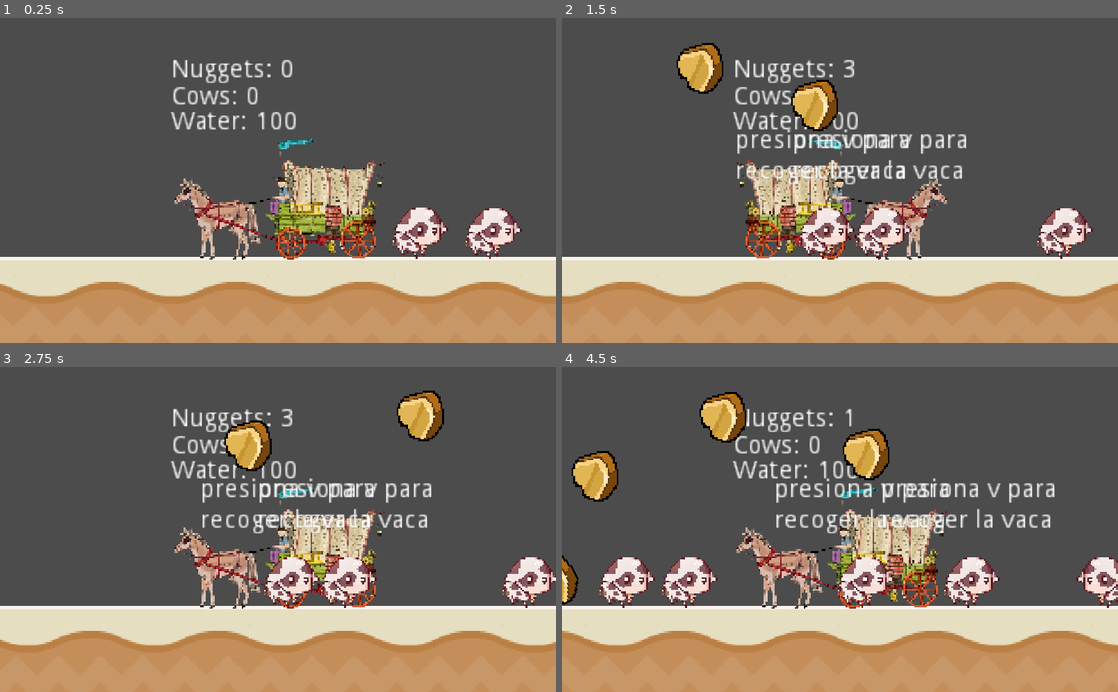
Above: before the commit, frames 1-4 (two rows, left to right).
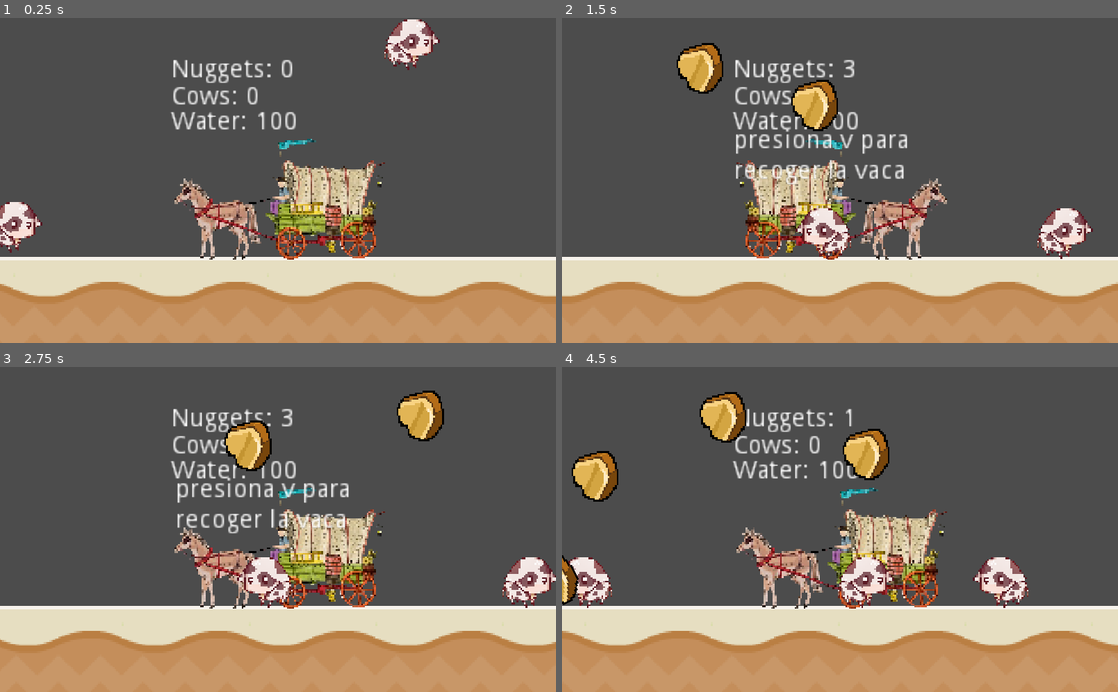
Above: after the commit, the same moments.

Repository: Asdaois/west-cow-builder
Game: Godot game, scene res://Main.tscn
The game is run twice, just before and just after one commit, with the same random seed, the same clock (stepped at 60 frames per second) and the same inputs.
Inputs:
- Up to frame 1 (0.25 s): no input
- Up to frame 2 (1.5 s): hold Up (drop_nugget) 0.53-1.28 s; hold Right (ui_right) from 0.53 s (still down); tap V at 1.25 s; tap Up (drop_nugget) at 1.35 s
- Up to frame 3 (2.75 s): tap V at 2 s; release Right (ui_right) at 2.03 s; hold Left (ui_left) from 2.03 s (still down); hold Up (drop_nugget) from 2.03 s (still down)
- Up to frame 4 (4.5 s): tap V at 2.75, 3.5, 4.25 s; release Left (ui_left) at 2.78 s; release Up (drop_nugget) at 2.78 s; hold Right (ui_right) 2.78-4.28 s; tap Up (drop_nugget) at 2.85, 4.35 s; hold Up (drop_nugget) 3.53-4.28 s; hold Left (ui_left) from 4.28 s (still down)

The runs differ from the first frame. In frame 1, 3.7% of the frame differs, in the area x 0-94%, y 0-75%; in frame 2, 4.0%; in frame 3, 4.9%; in frame 4, 7.3%, in the area x 1-100%, y 34-75%.

Commit message:
bux fix: cows and player interaction fix bug where player can collect more thant two cows at the same time

Diff:
--- a/game/Main.tscn
+++ b/game/Main.tscn
@@ -26,21 +26,23 @@
 current = true
 zoom = Vector2( 0.3, 0.3 )
 
-[node name="Cow" parent="." instance=ExtResource( 3 )]
-position = Vector2( 420, 81 )
-
-[node name="Cow2" parent="." instance=ExtResource( 3 )]
-position = Vector2( 349, 81 )
-
-[node name="Cow3" parent="." instance=ExtResource( 3 )]
-position = Vector2( 485, 81 )
-
-[node name="Cow4" parent="." instance=ExtResource( 3 )]
-position = Vector2( 559, 81 )
-
-[node name="Cow5" parent="." instance=ExtResource( 3 )]
-position = Vector2( 286, 81 )
-
 [node name="CanvasLayer" parent="." instance=ExtResource( 5 )]
 
 [node name="ItemCreator" parent="." instance=ExtResource( 7 )]
+
+[node name="Cow" parent="." instance=ExtResource( 3 )]
+position = Vector2( 396.959, 63.4776 )
+
+[node name="Cow2" parent="." instance=ExtResource( 3 )]
+position = Vector2( 69.9271, 71.802 )
+
+[node name="Cow3" parent="." instance=ExtResource( 3 )]
+position = Vector2( 518.258, 27.8014 )
+
+[node name="Cow4" parent="." instance=ExtResource( 3 )]
+position = Vector2( 708.531, 21.8553 )
+
+[node name="Cow5" parent="." instance=ExtResource( 3 )]
+position = Vector2( 282.795, -29.2806 )
+
+[editable path="Player"]
--- a/game/cow/Cow.gd
+++ b/game/cow/Cow.gd
@@ -1,22 +1,20 @@
 # class_name
 extends KinematicBody2D
 
-# custom signals
 
-# enums - constant
 enum {
 	IDLE,
 	WANDER
 }
 
-# exports variables
 export var GRAVITY = 400
 export var PICKUP_TIME = 3
 export var ACCELERATION = 300
 export var MAX_SPEED = 50
 export var FRICTION = 200
 export(Resource) var cow = cow as ItemResource
-# public - private variables
+
+
 var _pickable = false
 var _update_timer = false
 var _state
@@ -34,9 +32,11 @@
 	randomize()
 	_state = _pick_random_state([IDLE, WANDER])
 
-func _process(delta):
+
+func _process(_delta):
 	if(_update_timer):
 		label.text = "Recogiendo: " + str(int(pickup_timer.time_left)) + "s"
+
 
 func _input(event) -> void:
 	if(_pickable):
@@ -47,6 +47,7 @@
 			_timer_stop()
 	else:
 		_timer_stop()
+
 
 func _physics_process(delta):
 	match _state:
@@ -63,14 +64,17 @@
 	_add_gravity(delta)
 	velocity = move_and_slide(velocity)
 
+
 # public - private functions
 func _add_gravity(delta) -> void:
 	if !is_on_floor():
 		velocity.y += delta * GRAVITY
 
+
 func _timer_start():
 	pickup_timer.start(PICKUP_TIME)
 	_update_timer = true
+
 
 func _timer_stop():
 	pickup_timer.stop()
@@ -80,29 +84,43 @@
 	else:
 		label.text = ""
 
+
 func _update_wander():
 	_state = _pick_random_state([IDLE, WANDER])
 	wander_controller.start_wander_timer(rand_range(2, 4))
 
+
 func _pick_random_state(state_list):
 	state_list.shuffle()
 	return state_list.pop_front()
+
 
 func _accelerate_towards_point(point, delta):
 	var direction = global_position.direction_to(point)
 	velocity = velocity.move_toward(direction * MAX_SPEED, ACCELERATION * delta)
 	sprite.flip_h = velocity.x < 0
 
+
+func _disable_picking():
+	label.text = ""
+	_pickable = false
 # signals handlers
+
+
 func _on_PickupTimer_timeout():
 	cow.quantity += 1
 	queue_free()
 
 func _on_PlayerDetectionArea_body_entered(body: Node) -> void:
 	if body is Player:
+		if body.current_cow != null:
+			body.current_cow._disable_picking()
+		body.current_cow = self
 		label.text = "presiona v para \nrecoger la vaca"
 		_pickable = true
 
 func _on_PlayerDetectionArea_body_exited(body):
-	label.text = ""
-	_pickable = false
+	if body is Player:
+		if body.current_cow == self :
+			_disable_picking()
+			body.current_cow = null
--- a/game/cow/Cow.tscn
+++ b/game/cow/Cow.tscn
@@ -11,8 +11,10 @@
 [sub_resource type="CircleShape2D" id=2]
 radius = 20.025
 
-[node name="Cow" type="KinematicBody2D"]
-collision_layer = 0
+[node name="Cow" type="KinematicBody2D" groups=[
+"cow",
+]]
+collision_layer = 16
 collision_mask = 8
 script = ExtResource( 2 )
 __meta__ = {
@@ -28,7 +30,9 @@
 rotation = 1.5708
 shape = SubResource( 1 )
 
-[node name="PlayerDetectionArea" type="Area2D" parent="."]
+[node name="PlayerDetectionArea" type="Area2D" parent="." groups=[
+"cow",
+]]
 collision_layer = 0
 
 [node name="CollisionShape2D" type="CollisionShape2D" parent="PlayerDetectionArea"]
--- a/game/managers/GameStateManager.gd
+++ b/game/managers/GameStateManager.gd
@@ -30,7 +30,7 @@
 	pass
 
 
-func _process(delta: float) -> void:
+func _process(_delta: float) -> void:
 	if Input.is_action_just_pressed('ui_pause'):
 		_pause_game()
 	pass
--- a/game/player/Player.gd
+++ b/game/player/Player.gd
@@ -19,8 +19,10 @@
 
 export(Resource) var cows = cows as ItemResource
 export(Resource) var nuggets = nuggets as ItemResource
-export(Resource) var water = water
+export(Resource) var water = water as ItemResource
 export(PackedScene) var nugget_scene
+export(NodePath) onready var player_area = get_node(player_area) as Area2D
+
 # public - private variables
 var NORMAL_SPEED = MAX_SPEED / 2
 var RUNNING_SPEED = MAX_SPEED
@@ -29,7 +31,7 @@
 var WATER_RUNNING = WATER_CONSUMPTION_QUANTITY * 3
 var velocity := Vector2.ZERO
 var state
-
+var current_cow : Node
 # on ready variables
 onready var animationPlayer := $AnimationPlayer
 onready var label := $Label
@@ -68,7 +70,7 @@
 				state = RUN
 			running_timer.start(0.5)
 
-func _process(delta):
+func _process(_delta):
 	if(water.quantity == 0):
 		state = TIRED
 
--- a/game/player/Player.tscn
+++ b/game/player/Player.tscn
@@ -76,11 +76,15 @@
 ]]
 collision_mask = 8
 script = ExtResource( 1 )
+__meta__ = {
+"_edit_group_": true
+}
 MAX_SPEED = 200
 cows = ExtResource( 3 )
 nuggets = ExtResource( 5 )
 water = ExtResource( 4 )
 nugget_scene = ExtResource( 6 )
+player_area = NodePath("PlayerArea")
 
 [node name="Sprite" type="Sprite" parent="."]
 texture = ExtResource( 2 )
@@ -97,10 +101,7 @@
 [node name="PlayerArea" type="Area2D" parent="."]
 position = Vector2( -38, 24 )
 collision_layer = 0
-collision_mask = 2
-__meta__ = {
-"_edit_group_": true
-}
+collision_mask = 18
 
 [node name="CollisionShape2D" type="CollisionShape2D" parent="PlayerArea"]
 rotation = 1.5708
@@ -138,3 +139,6 @@
 
 [node name="RunningTimer" type="Timer" parent="."]
 one_shot = true
+
+[connection signal="body_entered" from="PlayerArea" to="." method="_on_PlayerArea_detect_body"]
+[connection signal="body_exited" from="PlayerArea" to="." method="_on_PlayerArea_detect_body"]
--- a/game/project.godot
+++ b/game/project.godot
@@ -94,6 +94,7 @@
 2d_physics/layer_2="Nugget"
 2d_physics/layer_3="Enemy"
 2d_physics/layer_4="Floor"
+2d_physics/layer_5="Cow"
 
 [physics]
 
